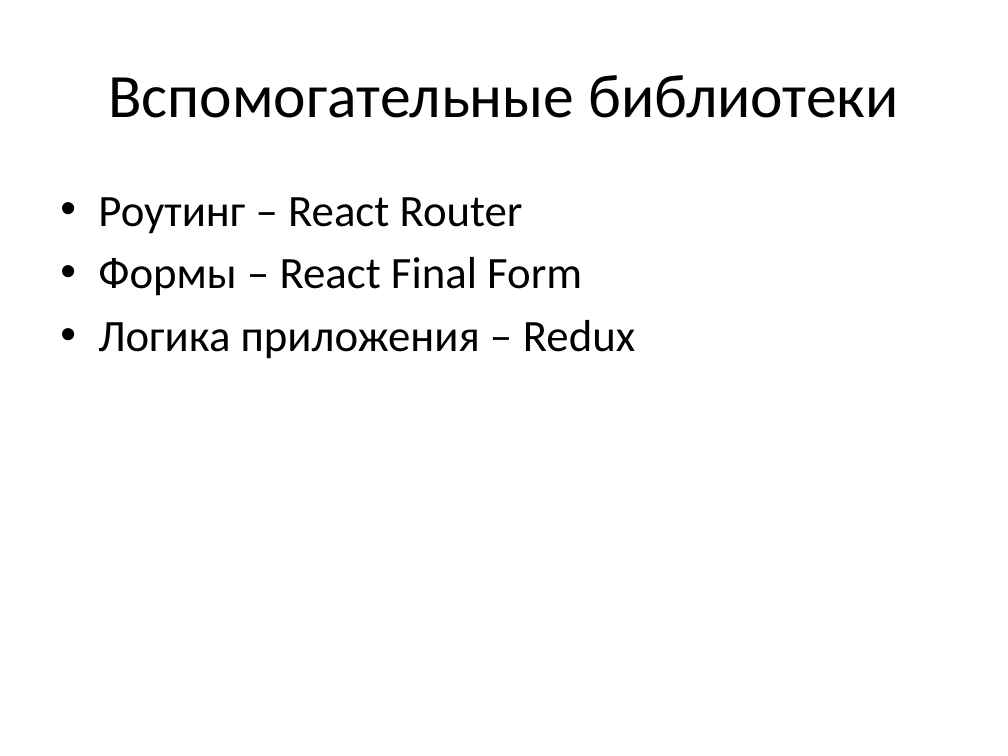
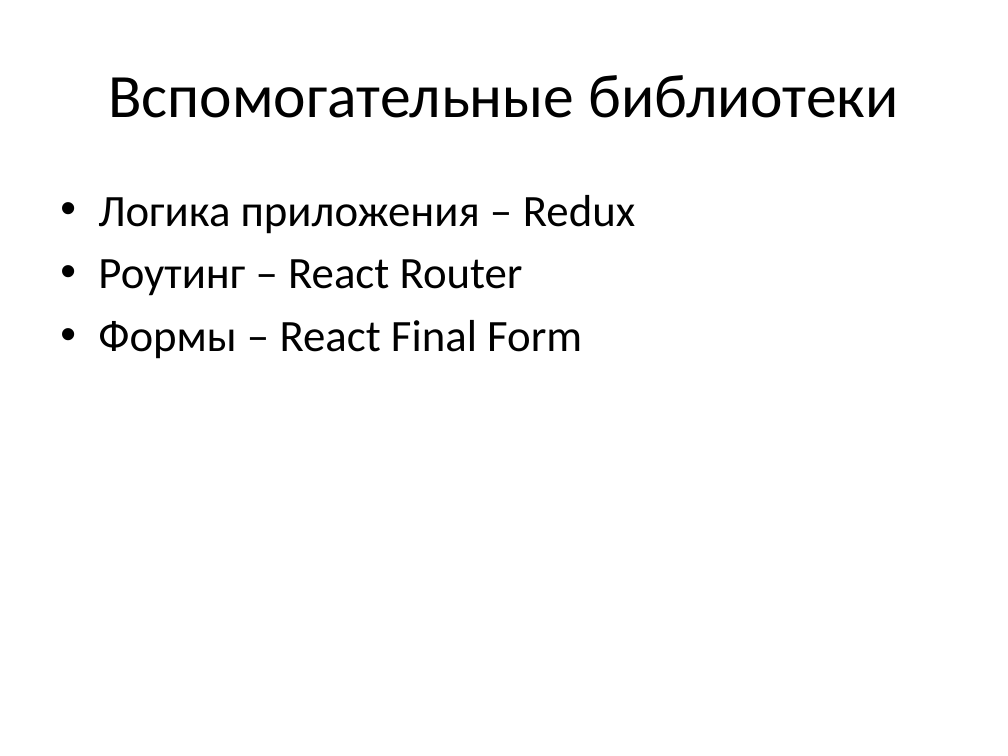
Before and after one commit to MichailOsipov/React-students, a slide deck: slide 32 of React.pptx. Drawn at 1008x756 pixels with LibreOffice and Linux fonts; fonts in the diff are those of the drawing. Boxes give left, top, right and bottom in pixels: in the first picture for what was removed or moved away, otherwise in the second. Text is boxed around its words. In the diff, an @@ line names an element or a change of style, - is before the commit and + after.

```diff
--- a/React.pptx
+++ b/React.pptx
@@ text at [98,195,635,234]: paragraph added @@
+• Логика приложения – Redux
@@ text at [98,320,635,359]: paragraph removed @@
-• Логика приложения – Redux
```
Also in this commit, not shown: 1 other slide changed, 1 other file.
